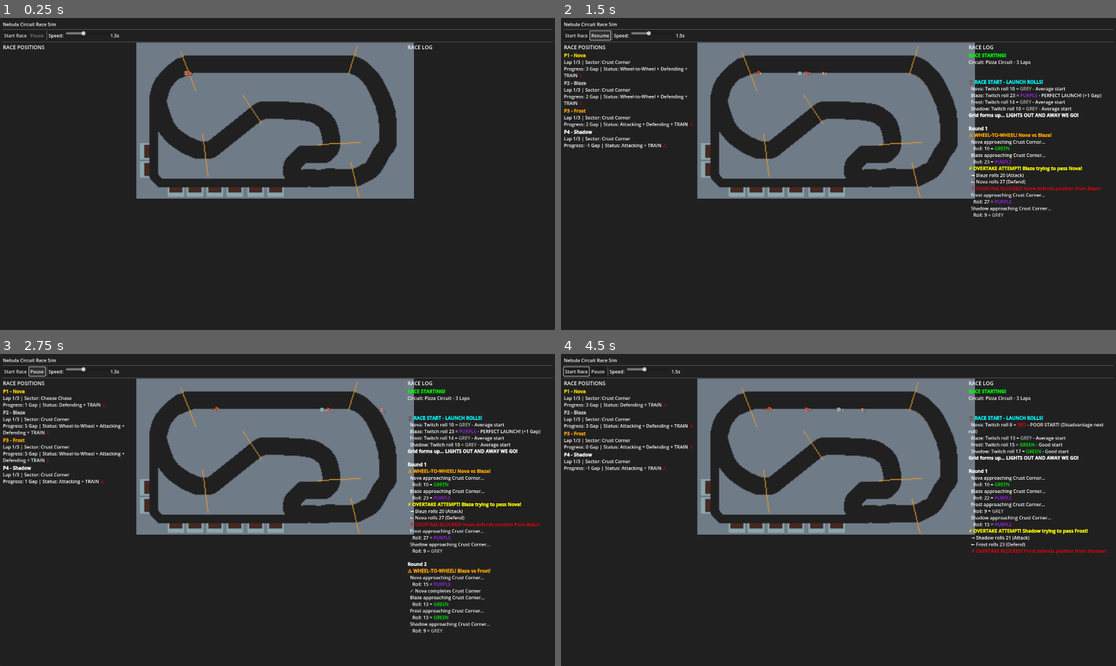
Above: before the commit, frames 1-4 (two rows, left to right).
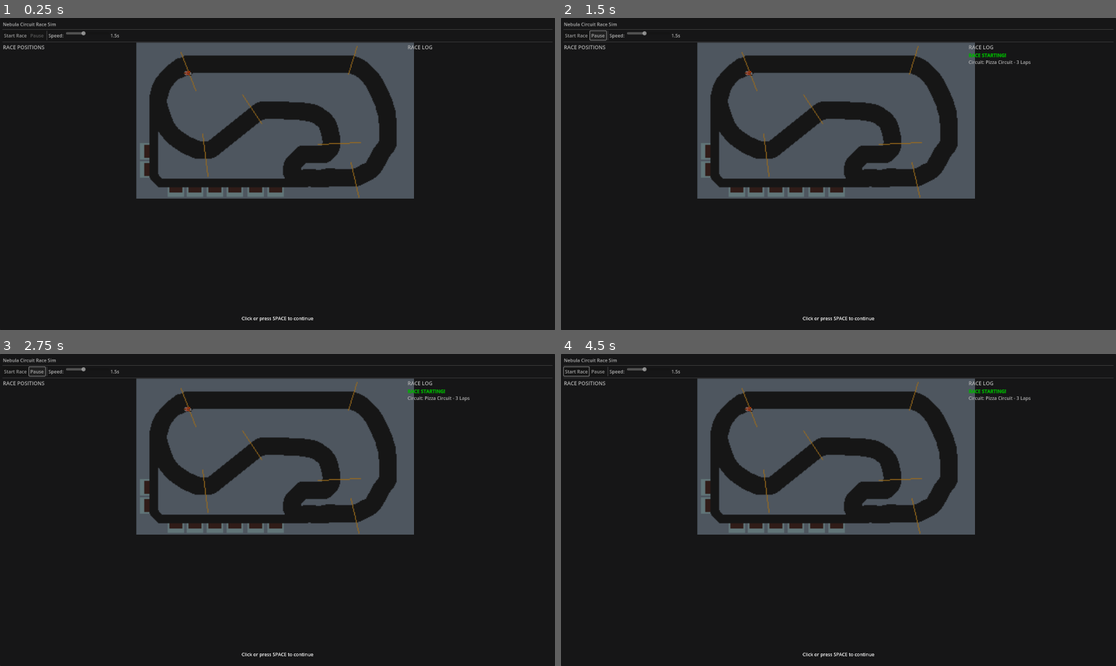
Above: after the commit, the same moments.

Repository: computersaucegames/nc
Game: Godot game, scene res://scenes/tests/RaceTestScene.tscn
Same seed, same stepped clock (60 frames per second), same inputs: the game is played once before the commit and once after it. The project has no main scene, so this scene is started directly.
Inputs (mouse positions are in pixels of both pictures, inside the frame that each line leads up to):
- Up to frame 1 (0.25 s): no input
- Up to frame 2 (1.5 s): click "Start Race" at 0.5 s; click "Pause" at 1.25 s
- Up to frame 3 (2.75 s): click "Resume" (after the commit: "Pause") at 2 s
- Up to frame 4 (4.5 s): click "Start Race" at 2.75 s; click "Start Race" at 3.5 s; tap Space at 4.25, 4.35 s; move the mouse to (960, 494) at 4.27 s; click (960, 494) at 4.42 s

The runs differ from the first frame. In frame 1, 17% of the frame differs, in the area x 0-78%, y 1-98%; in frame 2, 21%; in frame 3, 22%, in the area x 0-98%, y 1-98%; in frame 4, 20%.
Error after the commit: Parse Error: Could not find type "FocusModeManager" in the current scope. (res://scripts/ui/FocusModeOverlay.gd:15)

Commit message:
Implement Focus Mode for wheel-to-wheel racing moments
Add a new Focus Mode system that pauses automatic race progression to highlight
dramatic moments, starting with wheel-to-wheel situations. This feature displays
detailed roll breakdowns "in front of the board" for player engagement.

Core Systems:
- FocusModeManager (autoload): Manages focus mode state and events
- FocusModeConfig: Resource for configurable trigger settings
- Support for multiple event types (W2W, overtakes, race start, etc.)

Race Integration:
- RaceSimulator detects W2W pairs before processing turns
- Pauses race in FOCUS_MODE state when triggered
- Two-stage flow: show rolls → show outcomes → resume
- Processes both W2W pilots together to maintain fairness

UI Components:
- FocusModeOverlay: Full-screen overlay with semi-transparent backdrop
- FocusModeRollPanel: Floating panels showing detailed roll breakdown
  - d20 result, stat bonus, all modifiers listed
  - Final total and tier result with color coding
  - Movement outcome display
- Panels positioned near pilot pods on circuit display
- Click or spacebar to advance through stages

Features:
- Full roll transparency: Shows d20, stat, modifiers, total, tier
- Sector stat displayed (TWITCH/CRAFT/SYNC/EDGE)
- Current pilot status and position shown
- Maintains circuit graphic and pilot positions during focus
- Extensible architecture for future focus triggers

Technical:
- Added pilot_id field to PilotState for reliable UI tracking
- Two-stage advancement: initial display → rolls made → outcomes shown
- Proper signal cleanup with CONNECT_ONE_SHOT
- Currently configured for W2W only (other triggers disabled)

Diff:
--- a/project.godot
+++ b/project.godot
@@ -19,6 +19,7 @@
 Events="*res://scripts/autoload/events.gd"
 Globals="*res://scripts/autoload/globals.gd"
 Dice="*res://scripts/autoload/DiceSystem.gd"
+FocusMode="*res://scripts/autoload/FocusModeManager.gd"
 
 [display]
 
--- a/scenes/tests/RaceTestScene.tscn
+++ b/scenes/tests/RaceTestScene.tscn
@@ -1,10 +1,11 @@
-[gd_scene load_steps=6 format=3 uid="uid://dpr8gyat38aq1"]
+[gd_scene load_steps=7 format=3 uid="uid://dpr8gyat38aq1"]
 
 [ext_resource type="Script" uid="uid://dqlhsgpxnpccf" path="res://scripts/tests/RaceTestScene.gd" id="1_mxct0"]
 [ext_resource type="PackedScene" path="res://scenes/ui/RaceControls.tscn" id="2_controls"]
 [ext_resource type="PackedScene" uid="uid://55j2djceugtc" path="res://scenes/ui/PilotStatusPanel.tscn" id="3_status"]
 [ext_resource type="PackedScene" uid="uid://d22ihwa0ff46w" path="res://scenes/ui/PizzaCircuitDisplay.tscn" id="4_circuit"]
 [ext_resource type="PackedScene" uid="uid://dwid0mbqb662w" path="res://scenes/ui/RaceEventLog.tscn" id="5_log"]
+[ext_resource type="PackedScene" uid="uid://c3k9p2m5tn8x" path="res://scenes/ui/FocusModeOverlay.tscn" id="6_focus"]
 
 [node name="RaceTestScene" type="Control"]
 layout_mode = 3
@@ -69,3 +70,6 @@
 
 [node name="RaceEventLog" parent="MarginContainer/VBoxContainer/ContentSplit/RightSplit" instance=ExtResource("5_log")]
 layout_mode = 2
+
+[node name="FocusModeOverlay" parent="." instance=ExtResource("6_focus")]
+layout_mode = 1
--- /dev/null
+++ b/scenes/ui/FocusModeOverlay.tscn
@@ -0,0 +1,49 @@
+[gd_scene load_steps=2 format=3 uid="uid://c3k9p2m5tn8x"]
+
+[ext_resource type="Script" path="res://scripts/ui/FocusModeOverlay.gd" id="1"]
+
+[node name="FocusModeOverlay" type="Control"]
+layout_mode = 3
+anchors_preset = 15
+anchor_right = 1.0
+anchor_bottom = 1.0
+grow_horizontal = 2
+grow_vertical = 2
+mouse_filter = 2
+script = ExtResource("1")
+
+[node name="Backdrop" type="ColorRect" parent="."]
+layout_mode = 1
+anchors_preset = 15
+anchor_right = 1.0
+anchor_bottom = 1.0
+grow_horizontal = 2
+grow_vertical = 2
+mouse_filter = 2
+color = Color(0, 0, 0, 0.3)
+
+[node name="RollPanelContainer" type="Control" parent="."]
+layout_mode = 1
+anchors_preset = 15
+anchor_right = 1.0
+anchor_bottom = 1.0
+grow_horizontal = 2
+grow_vertical = 2
+mouse_filter = 2
+
+[node name="ContinuePrompt" type="Label" parent="."]
+layout_mode = 1
+anchors_preset = 7
+anchor_left = 0.5
+anchor_top = 1.0
+anchor_right = 0.5
+anchor_bottom = 1.0
+offset_left = -200.0
+offset_top = -60.0
+offset_right = 200.0
+offset_bottom = -20.0
+grow_horizontal = 2
+grow_vertical = 0
+text = "Click or press SPACE to continue"
+horizontal_alignment = 1
+vertical_alignment = 1
--- /dev/null
+++ b/scenes/ui/FocusModeRollPanel.tscn
@@ -0,0 +1,65 @@
+[gd_scene load_steps=2 format=3 uid="uid://bvqf8k7m3tn4p"]
+
+[ext_resource type="Script" path="res://scripts/ui/FocusModeRollPanel.gd" id="1"]
+
+[node name="FocusModeRollPanel" type="PanelContainer"]
+custom_minimum_size = Vector2(250, 300)
+offset_right = 250.0
+offset_bottom = 300.0
+script = ExtResource("1")
+
+[node name="VBox" type="VBoxContainer" parent="."]
+layout_mode = 2
+
+[node name="PilotName" type="Label" parent="VBox"]
+layout_mode = 2
+text = "Pilot Name"
+horizontal_alignment = 1
+
+[node name="SectorInfo" type="Label" parent="VBox"]
+layout_mode = 2
+text = "Sector: Name (STAT)"
+horizontal_alignment = 1
+
+[node name="PilotInfo" type="Label" parent="VBox"]
+layout_mode = 2
+text = "Position: X | Status: Y"
+horizontal_alignment = 1
+
+[node name="HSeparator" type="HSeparator" parent="VBox"]
+layout_mode = 2
+
+[node name="RollContainer" type="VBoxContainer" parent="VBox"]
+layout_mode = 2
+
+[node name="D20Result" type="Label" parent="VBox/RollContainer"]
+layout_mode = 2
+text = "d20 Roll: 0"
+
+[node name="StatBonus" type="Label" parent="VBox/RollContainer"]
+layout_mode = 2
+text = "Stat: +0"
+
+[node name="ModifiersContainer" type="VBoxContainer" parent="VBox/RollContainer"]
+layout_mode = 2
+
+[node name="HSeparator2" type="HSeparator" parent="VBox/RollContainer"]
+layout_mode = 2
+
+[node name="TotalResult" type="Label" parent="VBox/RollContainer"]
+layout_mode = 2
+text = "Total: 0"
+horizontal_alignment = 1
+
+[node name="TierResult" type="Label" parent="VBox/RollContainer"]
+layout_mode = 2
+text = "Result: GREY"
+horizontal_alignment = 1
+
+[node name="HSeparator3" type="HSeparator" parent="VBox"]
+layout_mode = 2
+
+[node name="MovementResult" type="Label" parent="VBox"]
+layout_mode = 2
+text = "Movement: 0 gaps"
+horizontal_alignment = 1
--- /dev/null
+++ b/scripts/autoload/FocusModeManager.gd
@@ -0,0 +1,93 @@
+# FocusModeManager.gd
+# Autoload singleton to manage Focus Mode state and events
+extends Node
+
+# Focus Mode signals
+signal focus_mode_activated(event_data: FocusModeEvent)
+signal focus_mode_deactivated()
+signal focus_mode_advance_requested()  # Player clicked to continue
+
+# Focus Mode state
+var is_active: bool = false
+var current_event: FocusModeEvent = null
+var config: FocusModeConfig = null
+
+# Event types
+enum EventType {
+	WHEEL_TO_WHEEL_ROLL,
+	OVERTAKE_ATTEMPT,
+	RACE_START,
+	FINAL_LAP,
+	PHOTO_FINISH
+}
+
+# Focus Mode Event data structure
+class FocusModeEvent:
+	var event_type: EventType
+	var pilots: Array = []  # Array of PilotState
+	var roll_results: Array = []  # Array of Dice.DiceResult
+	var sector = null  # Current sector being rolled
+	var movement_outcomes: Array = []  # Movement results after rolls
+	var metadata: Dictionary = {}  # Additional context
+
+	func _init(type: EventType):
+		event_type = type
+
+# Initialize with default config
+func _ready():
+	if config == null:
+		config = FocusModeConfig.new()
+
+# Activate Focus Mode with event data
+func activate(event: FocusModeEvent) -> void:
+	if not should_trigger(event):
+		return
+
+	is_active = true
+	current_event = event
+	focus_mode_activated.emit(event)
+
+# Deactivate Focus Mode
+func deactivate() -> void:
+	is_active = false
+	current_event = null
+	focus_mode_deactivated.emit()
+
+# Player advanced through Focus Mode (clicked continue)
+func advance() -> void:
+	focus_mode_advance_requested.emit()
+
+# Check if this event should trigger Focus Mode based on config
+func should_trigger(event: FocusModeEvent) -> bool:
+	if config == null:
+		return false
+
+	match event.event_type:
+		EventType.WHEEL_TO_WHEEL_ROLL:
+			return config.enable_wheel_to_wheel
+		EventType.OVERTAKE_ATTEMPT:
+			return config.enable_overtakes
+		EventType.RACE_START:
+			return config.enable_race_start
+		EventType.FINAL_LAP:
+			return config.enable_final_lap
+		EventType.PHOTO_FINISH:
+			return config.enable_photo_finish
+
+	return false
+
+# Helper to create W2W event
+func create_wheel_to_wheel_event(pilot1, pilot2, sector) -> FocusModeEvent:
+	var event = FocusModeEvent.new(EventType.WHEEL_TO_WHEEL_ROLL)
+	event.pilots = [pilot1, pilot2]
+	event.sector = sector
+	event.metadata["position_context"] = "Wheel-to-wheel"
+	return event
+
+# Helper to create overtake event
+func create_overtake_event(attacker, defender, sector) -> FocusModeEvent:
+	var event = FocusModeEvent.new(EventType.OVERTAKE_ATTEMPT)
+	event.pilots = [attacker, defender]
+	event.sector = sector
+	event.metadata["position_context"] = "Overtake attempt"
+	return event
--- /dev/null
+++ b/scripts/resources/FocusModeConfig.gd
@@ -0,0 +1,20 @@
+# FocusModeConfig.gd
+# Resource for configuring Focus Mode triggers and behavior
+extends Resource
+class_name FocusModeConfig
+
+# Trigger toggles
+@export var enable_wheel_to_wheel: bool = true
+@export var enable_overtakes: bool = false
+@export var enable_race_start: bool = false
+@export var enable_final_lap: bool = false
+@export var enable_photo_finish: bool = false
+
+# Position filtering (0 = all positions)
+@export var only_top_n_positions: int = 0  # e.g., 3 = only trigger for positions 1-3
+
+# Overtake thresholds (for future use)
+@export var overtake_minimum_gap: int = 2  # Only trigger if gap difference >= this
+
+# Auto-advance settings (for future use)
+@export var auto_advance_delay: float = 0.0  # 0 = requires click, >0 = auto-advance after delay
--- a/scripts/systems/RaceSimulator.gd
+++ b/scripts/systems/RaceSimulator.gd
@@ -61,6 +61,7 @@
 	pilots.clear()
 	for i in range(pilot_list.size()):
 		var pilot_state = PilotState.new()
+		pilot_state.pilot_id = i  # Set the pilot ID for UI tracking
 		pilot_state.setup_from_dict(pilot_list[i], i + 1)
 		pilots.append(pilot_state)
 
@@ -105,6 +106,9 @@
 		race_mode = RaceMode.RUNNING
 		process_round()
 
+# Track W2W pairs already processed in Focus Mode this round
+var processed_w2w_pairs: Array = []
+
 # Process a single round of racing
 func process_round():
 	if race_mode != RaceMode.RUNNING:
@@ -113,6 +117,9 @@
 	current_round += 1
 	round_started.emit(current_round)
 
+	# Clear processed W2W pairs for this round
+	processed_w2w_pairs.clear()
+
 	# Update positions
 	MoveProc.update_all_positions(pilots)
 
@@ -132,7 +139,14 @@
 		if not MoveProc.can_pilot_race(pilot):
 			continue
 
-		process_pilot_turn(pilot)
+		# Check if this pilot is in a W2W situation
+		var w2w_partner = get_unprocessed_w2w_partner(pilot, wheel_to_wheel_pairs)
+		if w2w_partner != null:
+			# Trigger Focus Mode for this W2W pair
+			process_w2w_focus_mode(pilot, w2w_partner)
+		else:
+			# Normal turn processing
+			process_pilot_turn(pilot)
 
 	# Check for race finish
 	if check_race_finished():
@@ -259,6 +273,100 @@
 	var final_positions = MoveProc.get_finish_order(pilots)
 	race_finished.emit(final_positions)
 
+# Get W2W partner if not already processed
+func get_unprocessed_w2w_partner(pilot: PilotState, w2w_pairs: Array):
+	for pair in w2w_pairs:
+		if pair[0] == pilot or pair[1] == pilot:
+			# Check if this pair was already processed
+			var pair_key = _get_pair_key(pair[0], pair[1])
+			if pair_key not in processed_w2w_pairs:
+				# Return the partner
+				return pair[1] if pair[0] == pilot else pair[0]
+	return null
+
+# Generate unique key for a pilot pair
+func _get_pair_key(pilot1: PilotState, pilot2: PilotState) -> String:
+	var names = [pilot1.name, pilot2.name]
+	names.sort()
+	return names[0] + "_" + names[1]
+
+# Process wheel-to-wheel situation in Focus Mode
+func process_w2w_focus_mode(pilot1: PilotState, pilot2: PilotState):
+	# Mark this pair as processed
+	var pair_key = _get_pair_key(pilot1, pilot2)
+	processed_w2w_pairs.append(pair_key)
+
+	# Get the sector for both pilots (should be same)
+	var sector = current_circuit.sectors[pilot1.current_sector]
+
+	# Create Focus Mode event
+	var event = FocusMode.create_wheel_to_wheel_event(pilot1, pilot2, sector)
+
+	# Enter Focus Mode state
+	race_mode = RaceMode.FOCUS_MODE
+
+	# Connect to Focus Mode advance signal (disconnect after use)
+	var on_advance = func():
+		_on_focus_mode_advance(pilot1, pilot2, event)
+	FocusMode.focus_mode_advance_requested.connect(on_advance, CONNECT_ONE_SHOT)
+
+	# Activate Focus Mode (UI will display)
+	FocusMode.activate(event)
+
+# Handle Focus Mode advancement (player clicked continue)
+func _on_focus_mode_advance(pilot1: PilotState, pilot2: PilotState, event: FocusModeManager.FocusModeEvent):
+	# Check what stage we're in
+	if event.roll_results.size() == 0:
+		# Stage 1: Show the rolls
+		_execute_w2w_rolls(pilot1, pilot2, event)
+	else:
+		# Stage 2: Rolls are done, apply movement and deactivate
+		_apply_w2w_movement(pilot1, pilot2, event)
+		FocusMode.deactivate()
+		race_mode = RaceMode.RUNNING
+
+# Execute rolls for both W2W pilots
+func _execute_w2w_rolls(pilot1: PilotState, pilot2: PilotState, event: FocusModeManager.FocusModeEvent):
+	var sector = event.sector
+
+	# Roll for both pilots
+	pilot_rolling.emit(pilot1, sector)
+	var roll1 = make_pilot_roll(pilot1, sector)
+	pilot_rolled.emit(pilot1, roll1)
+
+	pilot_rolling.emit(pilot2, sector)
+	var roll2 = make_pilot_roll(pilot2, sector)
+	pilot_rolled.emit(pilot2, roll2)
+
+	# Store rolls in event
+	event.roll_results = [roll1, roll2]
+
+	# Calculate movement outcomes
+	var movement1 = MoveProc.calculate_base_movement(sector, roll1)
+	var movement2 = MoveProc.calculate_base_movement(sector, roll2)
+	event.movement_outcomes = [movement1, movement2]
+
+	# Re-emit event to update UI with roll results
+	FocusMode.focus_mode_activated.emit(event)
+
+# Apply movement for W2W pilots after rolls shown
+func _apply_w2w_movement(pilot1: PilotState, pilot2: PilotState, event: FocusModeManager.FocusModeEvent):
+	var sector = event.sector
+	var movement1 = event.movement_outcomes[0]
+	var movement2 = event.movement_outcomes[1]
+
+	# Handle overtaking for pilot1
+	var final_movement1 = handle_overtaking(pilot1, movement1, sector)
+	var move_result1 = MoveProc.apply_movement(pilot1, final_movement1, current_circuit)
+	pilot_moved.emit(pilot1, final_movement1)
+	handle_movement_results(pilot1, move_result1)
+
+	# Handle overtaking for pilot2
+	var final_movement2 = handle_overtaking(pilot2, movement2, sector)
+	var move_result2 = MoveProc.apply_movement(pilot2, final_movement2, current_circuit)
+	pilot_moved.emit(pilot2, final_movement2)
+	handle_movement_results(pilot2, move_result2)
+
 # Exit focus mode and continue racing
 func exit_focus_mode():
 	if race_mode == RaceMode.FOCUS_MODE:
--- a/scripts/systems/pilotstate.gd
+++ b/scripts/systems/pilotstate.gd
@@ -4,6 +4,7 @@
 
 # Core pilot data
 var pilot_data: Resource  # Will be the full Pilot resource later
+var pilot_id: int = 0  # Index in the pilots array (for UI tracking)
 var name: String = "Unknown"
 
 # Race position data
--- a/scripts/tests/RaceTestScene.gd
+++ b/scripts/tests/RaceTestScene.gd
@@ -5,6 +5,7 @@
 @onready var pilot_status_panel: PilotStatusPanel = $MarginContainer/VBoxContainer/ContentSplit/PilotStatusPanel
 @onready var circuit_display: CircuitDisplay = $MarginContainer/VBoxContainer/ContentSplit/RightSplit/CircuitDisplay
 @onready var race_log: RaceEventLog = $MarginContainer/VBoxContainer/ContentSplit/RightSplit/RaceEventLog
+@onready var focus_mode_overlay: FocusModeOverlay = $FocusModeOverlay
 
 # Race simulator (created programmatically)
 var race_sim: RaceSimulator
@@ -65,6 +66,9 @@
 	# CHANGED: Setup circuit display with circuit and pilots
 	circuit_display.setup_circuit(test_circuit)
 	circuit_display.setup_pilots(test_pilots)
+
+	# Setup Focus Mode overlay with circuit display reference
+	focus_mode_overlay.set_circuit_display(circuit_display)
 
 func _on_start_pressed():
 	# CHANGED: Use race_log method instead of direct output_log calls
--- /dev/null
+++ b/scripts/ui/FocusModeOverlay.gd
@@ -0,0 +1,137 @@
+extends Control
+class_name FocusModeOverlay
+
+## Focus Mode UI overlay that displays roll breakdowns for wheel-to-wheel situations
+## Shows floating panels near the pilots on the circuit display
+
+@onready var backdrop: ColorRect = $Backdrop
+@onready var roll_panel_container: Control = $RollPanelContainer
+@onready var continue_prompt: Label = $ContinuePrompt
+
+# Reference to the circuit display (to get pilot positions)
+var circuit_display: CircuitDisplay = null
+
+# Current event being displayed
+var current_event: FocusModeManager.FocusModeEvent = null
+
+# Stage tracking
+enum DisplayStage {
+	SHOWING_ROLLS,
+	SHOWING_OUTCOMES
+}
+var current_stage: DisplayStage = DisplayStage.SHOWING_ROLLS
+
+# Panel scene to instantiate for each pilot
+var pilot_roll_panel_scene = preload("res://scenes/ui/FocusModeRollPanel.tscn")
+
+func _ready():
+	# Start hidden
+	visible = false
+
+	# Connect to Focus Mode manager
+	FocusMode.focus_mode_activated.connect(_on_focus_mode_activated)
+	FocusMode.focus_mode_deactivated.connect(_on_focus_mode_deactivated)
+
+	# Setup input handling
+	set_process_input(true)
+
+func _input(event):
+	if not visible:
+		return
+
+	# Click or spacebar to continue
+	if event is InputEventMouseButton and event.pressed and event.button_index == MOUSE_BUTTON_LEFT:
+		_advance_focus_mode()
+		get_viewport().set_input_as_handled()
+	elif event is InputEventKey and event.pressed and event.keycode == KEY_SPACE:
+		_advance_focus_mode()
+		get_viewport().set_input_as_handled()
+
+func _advance_focus_mode():
+	FocusMode.advance()
+
+func _on_focus_mode_activated(event: FocusModeManager.FocusModeEvent):
+	current_event = event
+
+	# Determine stage based on whether rolls have been made
+	if event.roll_results.size() == 0:
+		current_stage = DisplayStage.SHOWING_ROLLS
+		continue_prompt.text = "Click or press SPACE to roll"
+	else:
+		current_stage = DisplayStage.SHOWING_OUTCOMES
+		continue_prompt.text = "Click or press SPACE to continue race"
+
+	# Clear previous panels
+	_clear_panels()
+
+	# Create panels for each pilot
+	_create_pilot_panels(event)
+
+	# Show the overlay
+	visible = true
+
+func _on_focus_mode_deactivated():
+	visible = false
+	_clear_panels()
+	current_event = null
+
+func _clear_panels():
+	for child in roll_panel_container.get_children():
+		child.queue_free()
+
+func _create_pilot_panels(event: FocusModeManager.FocusModeEvent):
+	if circuit_display == null:
+		print("WARNING: No circuit display set for FocusModeOverlay")
+		return
+
+	# Get pilot positions on screen
+	for pilot_idx in range(event.pilots.size()):
+		var pilot = event.pilots[pilot_idx]
+		var pilot_id = _get_pilot_id_from_state(pilot)
+
+		if pilot_id == -1:
+			continue
+
+		# Get screen position of the pilot on the circuit
+		var screen_pos = _get_pilot_screen_position(pilot_id)
+		if screen_pos == null:
+			continue
+
+		# Create panel for this pilot
+		var panel = pilot_roll_panel_scene.instantiate()
+		roll_panel_container.add_child(panel)
+
+		# Position panel near the pilot (offset to avoid covering them)
+		var offset = Vector2(60 if pilot_idx == 0 else -260, -100)
+		panel.position = screen_pos + offset
+
+		# Setup panel data
+		if current_stage == DisplayStage.SHOWING_ROLLS and event.roll_results.size() > pilot_idx:
+			# Show roll results
+			var roll_result = event.roll_results[pilot_idx]
+			var movement = event.movement_outcomes[pilot_idx]
+			panel.setup_roll_display(pilot, event.sector, roll_result, movement)
+		else:
+			# Waiting for rolls - show pilot and sector info
+			panel.setup_pre_roll_display(pilot, event.sector)
+
+func _get_pilot_screen_position(pilot_id: int) -> Variant:
+	if circuit_display == null or not circuit_display.pilot_markers.has(pilot_id):
+		return null
+
+	var path_follow: PathFollow2D = circuit_display.pilot_markers[pilot_id]
+	var icon = path_follow.get_child(0) if path_follow.get_child_count() > 0 else null
+
+	if icon == null:
+		return null
+
+	# Get global position of the icon
+	return icon.global_position
+
+func _get_pilot_id_from_state(pilot_state: PilotState) -> int:
+	# Simply return the pilot_id field from the PilotState
+	return pilot_state.pilot_id
+
+## Call this from the main scene to link the circuit display
+func set_circuit_display(display: CircuitDisplay):
+	circuit_display = display
--- /dev/null
+++ b/scripts/ui/FocusModeRollPanel.gd
@@ -0,0 +1,107 @@
+extends PanelContainer
+class_name FocusModeRollPanel
+
+## Individual pilot roll display panel for Focus Mode
+## Shows full breakdown of roll, stat, modifiers, and result
+
+@onready var pilot_name_label: Label = $VBox/PilotName
+@onready var sector_label: Label = $VBox/SectorInfo
+@onready var pilot_info_label: Label = $VBox/PilotInfo
+@onready var roll_container: VBoxContainer = $VBox/RollContainer
+@onready var d20_result: Label = $VBox/RollContainer/D20Result
+@onready var stat_bonus: Label = $VBox/RollContainer/StatBonus
+@onready var modifiers_container: VBoxContainer = $VBox/RollContainer/ModifiersContainer
+@onready var total_result: Label = $VBox/RollContainer/TotalResult
+@onready var tier_result: Label = $VBox/RollContainer/TierResult
+@onready var movement_result: Label = $VBox/MovementResult
+
+# Theme colors for tiers
+const TIER_COLORS = {
+	"RED": Color.RED,
+	"GREY": Color.GRAY,
+	"GREEN": Color.GREEN,
+	"PURPLE": Color.PURPLE
+}
+
+func _ready():
+	# Default panel styling
+	var style = StyleBoxFlat.new()
+	style.bg_color = Color(0.1, 0.1, 0.1, 0.9)
+	style.border_width_left = 2
+	style.border_width_top = 2
+	style.border_width_right = 2
+	style.border_width_bottom = 2
+	style.border_color = Color(0.4, 0.4, 0.4, 1.0)
+	style.corner_radius_top_left = 8
+	style.corner_radius_top_right = 8
+	style.corner_radius_bottom_left = 8
+	style.corner_radius_bottom_right = 8
+	add_theme_stylebox_override("panel", style)
+
+## Setup display before roll is made
+func setup_pre_roll_display(pilot: PilotState, sector):
+	pilot_name_label.text = pilot.name
+	sector_label.text = "Sector: %s (%s)" % [sector.sector_name, sector.get_check_type_string().to_upper()]
+
+	# Show pilot current stats
+	var stat_value = pilot.get_stat(sector.check_type)
+	pilot_info_label.text = "Position: %d | %s: +%d" % [pilot.position, sector.get_check_type_string().capitalize(), stat_value]
+
+	# Hide roll results until rolled
+	roll_container.visible = false
+	movement_result.visible = false
+
+## Setup display with roll results
+func setup_roll_display(pilot: PilotState, sector, roll_result: Dice.DiceResult, movement: int):
+	pilot_name_label.text = pilot.name
+	sector_label.text = "Sector: %s (%s)" % [sector.sector_name, sector.get_check_type_string().to_upper()]
+
+	# Show pilot info
+	pilot_info_label.text = "Position: %d | Status: %s" % [pilot.position, pilot.get_status_string()]
+
+	# Show roll breakdown
+	roll_container.visible = true
+
+	# D20 result
+	d20_result.text = "d20 Roll: %d" % roll_result.base_roll
+	d20_result.add_theme_color_override("font_color", Color.WHITE)
+
+	# Stat bonus
+	stat_bonus.text = "%s Stat: +%d" % [roll_result.stat_name.capitalize(), roll_result.stat_value]
+	stat_bonus.add_theme_color_override("font_color", Color.CYAN)
+
+	# Clear previous modifiers
+	for child in modifiers_container.get_children():
+		child.queue_free()
+
+	# Show all modifiers
+	if roll_result.modifiers_applied.size() > 0:
+		for mod_text in roll_result.modifiers_applied:
+			var mod_label = Label.new()
+			mod_label.text = "  • " + mod_text
+			mod_label.add_theme_color_override("font_color", Color.YELLOW)
+			mod_label.add_theme_font_size_override("font_size", 12)
+			modifiers_container.add_child(mod_label)
+	else:
+		var no_mods = Label.new()
+		no_mods.text = "  (No modifiers)"
+		no_mods.add_theme_color_override("font_color", Color.DIM_GRAY)
+		no_mods.add_theme_font_size_override("font_size", 12)
+		modifiers_container.add_child(no_mods)
+
+	# Total result
+	total_result.text = "Total: %d" % roll_result.final_total
+	total_result.add_theme_font_size_override("font_size", 16)
+	total_result.add_theme_color_override("font_color", Color.WHITE)
+
+	# Tier result
+	var tier_color = TIER_COLORS.get(roll_result.tier_name, Color.WHITE)
+	tier_result.text = "Result: %s" % roll_result.tier_name
+	tier_result.add_theme_font_size_override("font_size", 18)
+	tier_result.add_theme_color_override("font_color", tier_color)
+
+	# Movement outcome
+	movement_result.visible = true
+	movement_result.text = "Movement: %d gaps" % movement
+	movement_result.add_theme_font_size_override("font_size", 16)
+	movement_result.add_theme_color_override("font_color", Color.LAWN_GREEN)
